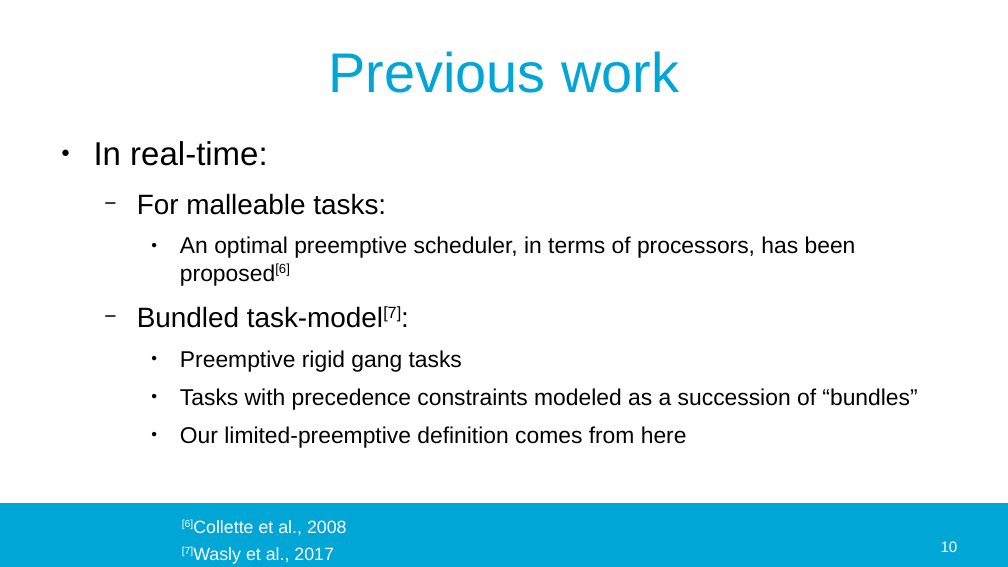
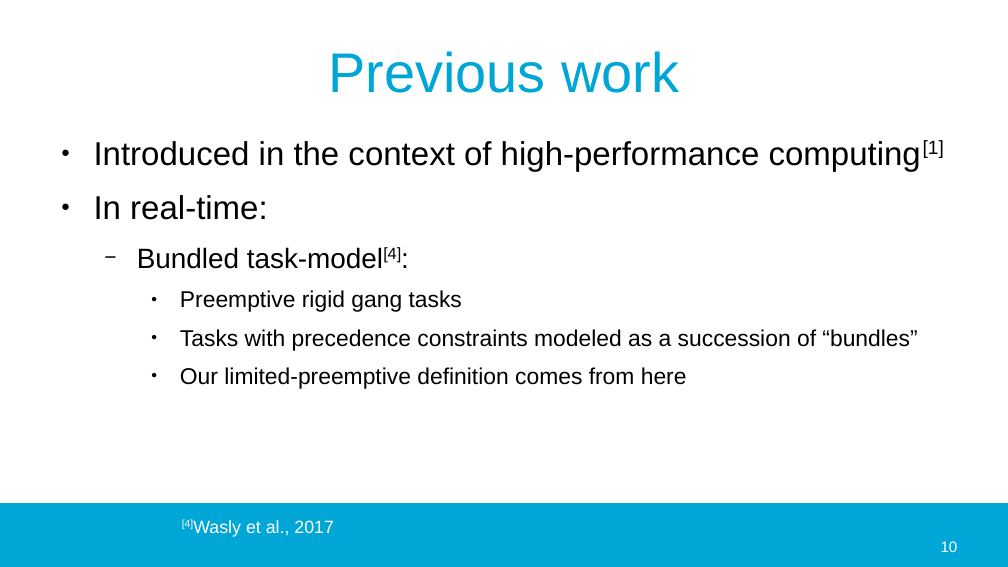
Before and after one commit to jmigual/APATeoria, a slide deck: slide 10 of Notes/TFM_presentations/2020_02_24_v2/2020_02_24_v2.odp. Drawn at 1008x567 pixels with LibreOffice and Linux fonts; fonts in the diff are those of the drawing; background and template pictures are left out. Boxes give left, top, right and bottom in pixels: in the first picture for what was removed or moved away, otherwise in the second. Text is boxed around its words. In the diff, an @@ line names an element or a change of style, - is before the commit and + after.

```diff
--- a/Notes/TFM_presentations/2020_02_24_v2/2020_02_24_v2.odp
+++ b/Notes/TFM_presentations/2020_02_24_v2/2020_02_24_v2.odp
@@ text at box(94, 140, 944, 172): paragraph added @@
+● Introduced in the context of high-performance computing[1]
@@ text at box(137, 247, 401, 269): text changed; size 18 to 22 pt @@
-  − For malleable tasks:
-    ● An optimal preemptive scheduler, in terms of processors, has been proposed[6]
-  − Bundled task-model[7]:
+  − Bundled task-model[4]:
@@ text at box(182, 519, 334, 537): text changed @@
-[7]Wasly et al., 2017
+[4]Wasly et al., 2017
@@ text removed at box(193, 520, 347, 536) @@
-[6]Collette et al., 2008
```
Also in this commit, not shown: 1 other slide changed.
